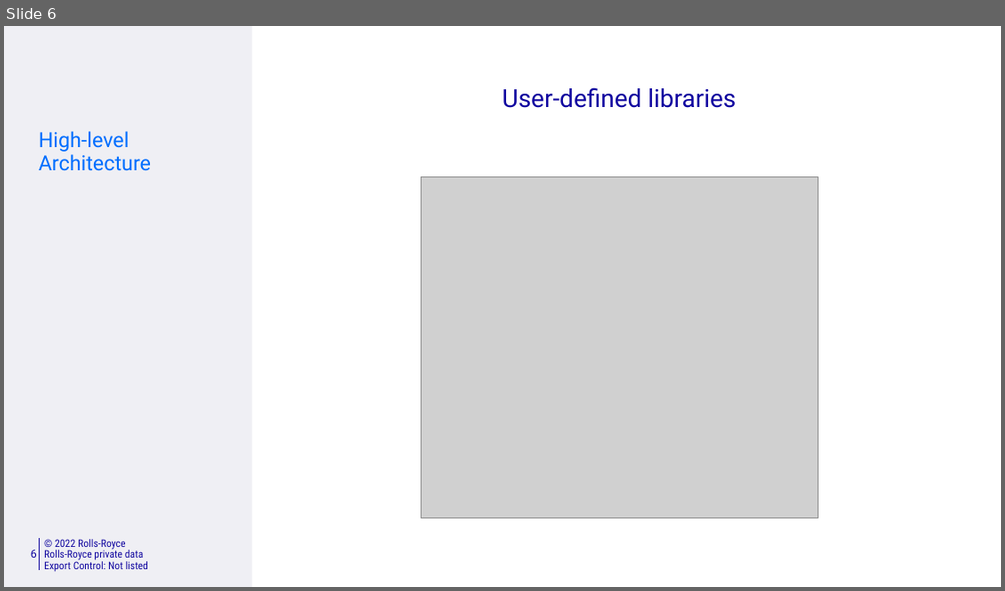
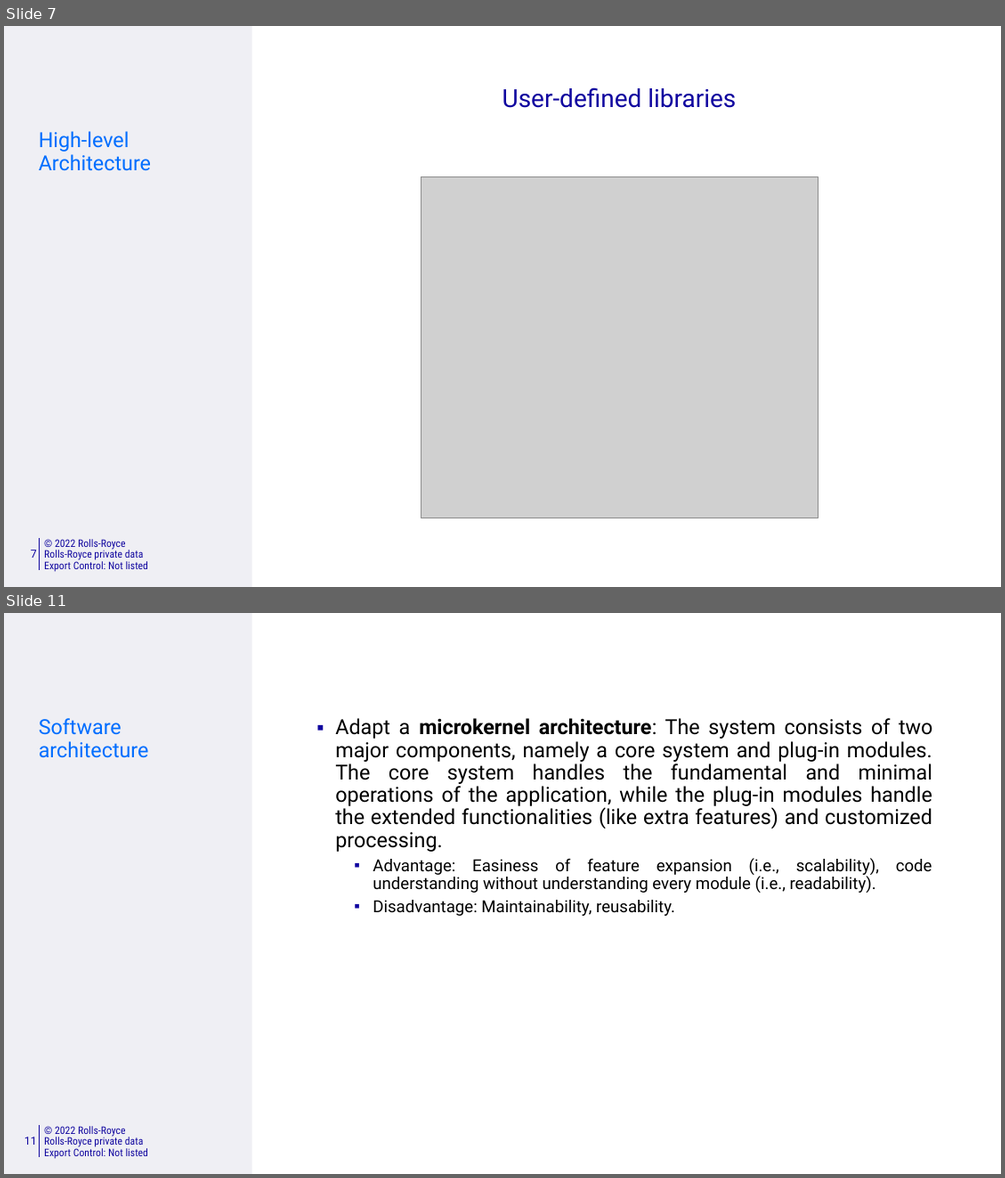
Before and after one commit to killingbear999/IPSOMEDT_Marine, a slide deck: notes/IPSOMEDT Marine_MATLAB discussion.pptx. Shown one above the other, each under a label of ours: slide 6 before the commit, slides 7 and 11 after it; the slides between them are not shown. The pictures are 1005x591 and 1005x1178 pixels, drawn with LibreOffice and Linux fonts; fonts in the diff are those of the drawing; grey boxes stand for pictures; background and template pictures are left out. Boxes give left, top, right and bottom in pixels: in the first picture for what was removed or moved away, otherwise in the second. Text is boxed around its words. In the diff, an @@ line names an element or a change of style, - is before the commit and + after.

Commit message:
Update to powerpoint: - aero architecture discussion - marine architecture discussion

```diff
--- a/notes/IPSOMEDT Marine_MATLAB discussion.pptx
+++ b/notes/IPSOMEDT Marine_MATLAB discussion.pptx
@@ slide 11 added at bbox=[4, 613, 1001, 1174], background #EFEFF4; not listed: 4 template elements that a slide beside it also shows @@
@@ text added at bbox=[39, 718, 149, 758], 15 pt, text #006DFF @@
+Software architecture
@@ text added at bbox=[335, 718, 932, 916], 15 pt, text #000000 @@
+▪ Adapt a microkernel architecture: The system consists of two major components, namely a core system and plug-in modules. The core system handles the fundamental and minimal operations of the application, while the plug-in modules handle the extended functionalities (like extra features) and customized processing.
+  ▪ Advantage: Easiness of feature expansion (i.e., scalability), code understanding without understanding every module (i.e., readability).
+  ▪ Disadvantage: Maintainability, reusability.
@@ what was slide 6 is now slide 7 @@
@@ page number at bbox=[31, 549, 37, 557]: text changed @@
-6
+7
```
Also in this commit, not shown: 9 slides changed, 1 other slide added, 1 other file.
